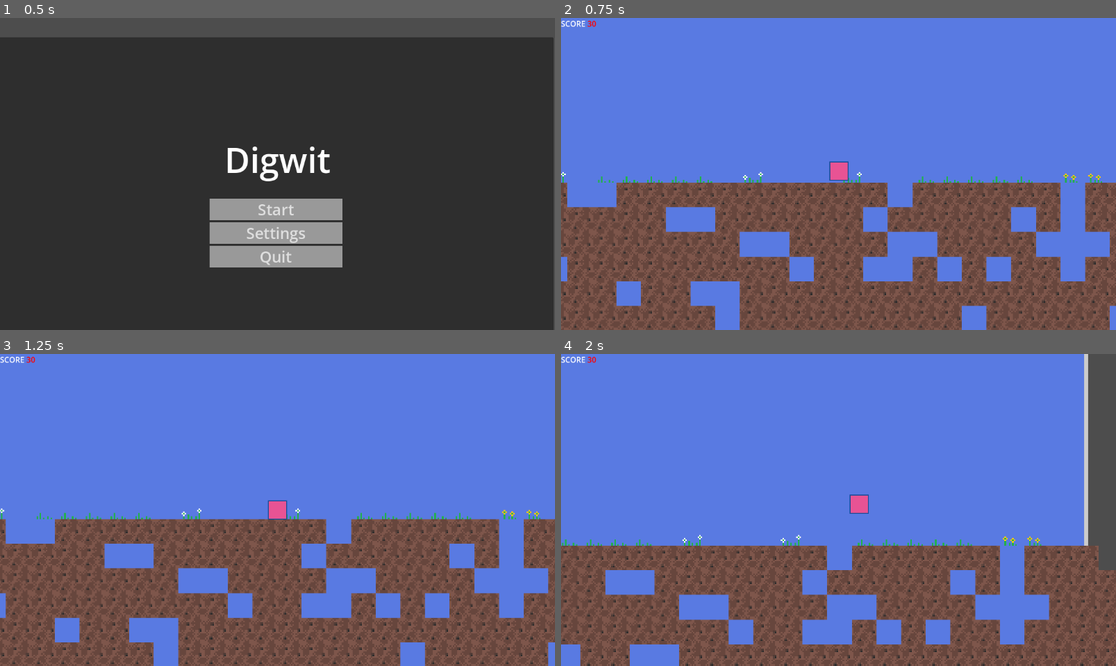
Above: before the commit, frames 1-4 (two rows, left to right).
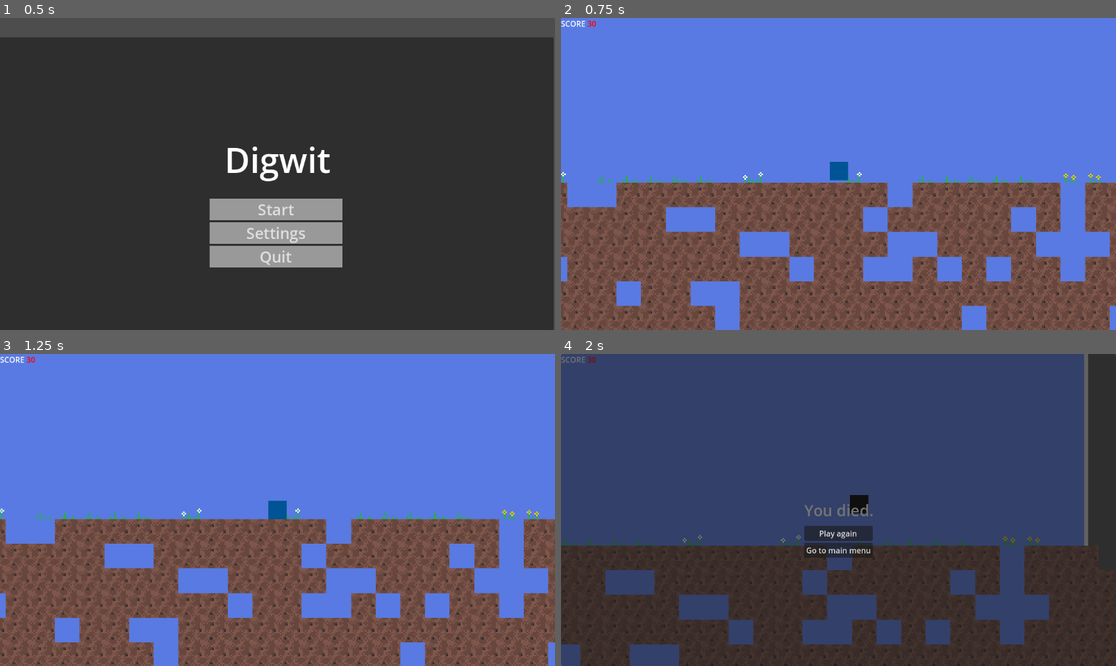
Above: after the commit, the same moments.

Repository: d-v-b/ld58
Game: Godot game, scene res://scenes/main_menu.tscn
Same seed, same stepped clock (60 frames per second), same inputs: the game is played once before the commit and once after it.
Inputs (mouse positions are in pixels of both pictures, inside the frame that each line leads up to):
- Up to frame 1 (0.5 s): no input
- Up to frame 2 (0.75 s): click "Start" at 0.5 s
- Up to frame 3 (1.25 s): no input
- Up to frame 4 (2 s): tap Enter at 1.25 s; move the mouse to (577, 363) at 1.27 s; hold Right (ui_right) from 1.28 s (still down); tap X (action_die, bound only after the commit) at 1.35 s; tap Space (action_jump) at 1.52 s

Frame 1 is identical in both runs. In frame 2, 0.2% of the frame differs, in the area x 48-52%, y 45-53%; in frame 3, 0.2%; in frame 4, 100%, in the area x 0-100%, y 0-100%.

Commit message:
add death logic

Diff:
--- a/Collector/project.godot
+++ b/Collector/project.godot
@@ -55,6 +55,11 @@
 "events": [Object(InputEventKey,"resource_local_to_scene":false,"resource_name":"","device":-1,"window_id":0,"alt_press …(192 unchanged characters)…
 ]
 }
+action_die={
+"deadzone": 0.2,
+"events": [Object(InputEventKey,"resource_local_to_scene":false,"resource_name":"","device":0,"window_id":0,"alt_pressed":false,"shift_pressed":false,"ctrl_pressed":false,"meta_pressed":false,"pressed":false,"keycode":0,"physical_keycode":88,"key_label":0,"unicode":0,"location":0,"echo":false,"script":null)
+]
+}
 
 [layer_names]
 
--- /dev/null
+++ b/Collector/scenes/death.tscn
@@ -0,0 +1,3 @@
+[gd_scene format=3 uid="uid://djftd81nyk0qv"]
+
+[node name="Death" type="Node2D"]
--- a/Collector/scenes/game.tscn
+++ b/Collector/scenes/game.tscn
@@ -154,3 +154,62 @@
 position = Vector2(1, -45)
 
 [node name="HUD" parent="." instance=ExtResource("4_lbhrr")]
+
+[node name="DeathOverlay" type="CanvasLayer" parent="."]
+
+[node name="Menu" type="Control" parent="DeathOverlay"]
+layout_mode = 3
+anchors_preset = 15
+anchor_right = 1.0
+anchor_bottom = 1.0
+grow_horizontal = 2
+grow_vertical = 2
+
+[node name="Label" type="Label" parent="DeathOverlay/Menu"]
+layout_mode = 1
+anchors_preset = 8
+anchor_left = 0.5
+anchor_top = 0.5
+anchor_right = 0.5
+anchor_bottom = 0.5
+offset_left = -280.5
+offset_top = -22.5
+offset_right = 280.5
+offset_bottom = 22.5
+grow_horizontal = 2
+grow_vertical = 2
+theme_override_font_sizes/font_size = 32
+text = "You died."
+horizontal_alignment = 1
+vertical_alignment = 1
+
+[node name="MenuBackground" type="Panel" parent="DeathOverlay/Menu"]
+layout_mode = 1
+anchors_preset = 15
+anchor_right = 1.0
+anchor_bottom = 1.0
+grow_horizontal = 2
+grow_vertical = 2
+
+[node name="VBoxContainer" type="VBoxContainer" parent="DeathOverlay/Menu"]
+layout_mode = 1
+anchors_preset = 8
+anchor_left = 0.5
+anchor_top = 0.5
+anchor_right = 0.5
+anchor_bottom = 0.5
+offset_left = -71.0
+offset_top = 32.5
+offset_right = 71.0
+offset_bottom = 157.5
+grow_horizontal = 2
+grow_vertical = 2
+
+[node name="Play again" type="Button" parent="DeathOverlay/Menu/VBoxContainer"]
+layout_mode = 2
+size_flags_vertical = 4
+text = "Play again"
+
+[node name="Go to main menu" type="Button" parent="DeathOverlay/Menu/VBoxContainer"]
+layout_mode = 2
+text = "Go to main menu"
--- a/Collector/scenes/player.tscn
+++ b/Collector/scenes/player.tscn
@@ -1,8 +1,45 @@
-[gd_scene load_steps=5 format=3 uid="uid://cgohnh6jevo5g"]
+[gd_scene load_steps=8 format=3 uid="uid://cgohnh6jevo5g"]
 
 [ext_resource type="Script" uid="uid://chmfrm6bvpxm1" path="res://scripts/player.gd" id="1_t5m8q"]
 [ext_resource type="PackedScene" uid="uid://cm5fktnx76hjo" path="res://scenes/mining_direction.tscn" id="2_g2els"]
-[ext_resource type="PackedScene" path="res://scenes/mining_block_selector.tscn" id="3_qhqgy"]
+[ext_resource type="PackedScene" uid="uid://26fueigt1juq" path="res://scenes/mining_block_selector.tscn" id="3_qhqgy"]
+
+[sub_resource type="Animation" id="Animation_qhqgy"]
+resource_name = "player_death"
+length = 0.5
+tracks/0/type = "value"
+tracks/0/imported = false
+tracks/0/enabled = true
+tracks/0/path = NodePath("PlayerVisual:color")
+tracks/0/interp = 1
+tracks/0/loop_wrap = true
+tracks/0/keys = {
+"times": PackedFloat32Array(0, 0.46666667),
+"transitions": PackedFloat32Array(1, 1),
+"update": 0,
+"values": [Color(0, 0.32941177, 0.58431375, 1), Color(0, 0, 0, 1)]
+}
+
+[sub_resource type="Animation" id="Animation_dqkch"]
+length = 0.001
+tracks/0/type = "value"
+tracks/0/imported = false
+tracks/0/enabled = true
+tracks/0/path = NodePath("PlayerVisual:color")
+tracks/0/interp = 1
+tracks/0/loop_wrap = true
+tracks/0/keys = {
+"times": PackedFloat32Array(0),
+"transitions": PackedFloat32Array(1),
+"update": 0,
+"values": [Color(0, 0.32941177, 0.58431375, 1)]
+}
+
+[sub_resource type="AnimationLibrary" id="AnimationLibrary_qlg0r"]
+_data = {
+&"RESET": SubResource("Animation_dqkch"),
+&"player_death": SubResource("Animation_qhqgy")
+}
 
 [sub_resource type="RectangleShape2D" id="RectangleShape2D_3vyb7"]
 size = Vector2(48, 48)
@@ -10,8 +47,14 @@
 [node name="Player" type="CharacterBody2D"]
 script = ExtResource("1_t5m8q")
 
+[node name="AnimationPlayer" type="AnimationPlayer" parent="."]
+unique_name_in_owner = true
+libraries = {
+&"": SubResource("AnimationLibrary_qlg0r")
+}
+
 [node name="PlayerVisual" type="Polygon2D" parent="."]
-color = Color(0.91162574, 0.32836854, 0.5839771, 1)
+color = Color(0, 0.32941177, 0.58431375, 1)
 polygon = PackedVector2Array(-24, -24, 24, -24, 24, 24, -24, 24)
 
 [node name="PlayerBorder" type="Line2D" parent="."]
@@ -20,7 +63,7 @@
 points = PackedVector2Array(-36.000004, -36.000004, 36.000004, -36.000004, 36.000004, 36.000004, -36.000004, 36.000004)
 closed = true
 width = 4.0
-default_color = Color(0.1, 0.3, 0.6, 1)
+default_color = Color(0.10200001, 0.3011999, 0.6, 0)
 
 [node name="CollisionShape2D" type="CollisionShape2D" parent="."]
 shape = SubResource("RectangleShape2D_3vyb7")
--- a/Collector/scripts/game.gd
+++ b/Collector/scripts/game.gd
@@ -2,12 +2,42 @@
 
 @onready var camera = $Camera2D
 @onready var player = $Player
+@onready var death_overlay = $DeathOverlay
 
+var player_dead: bool = false
 var score = 30
 
 func _ready():
-	pass
+	player.died.connect(_on_player_died)
+	death_overlay.visible = false
+
+	# Connect button signals
+	$"DeathOverlay/Menu/VBoxContainer/Play again".pressed.connect(_on_play_again_pressed)
+	$"DeathOverlay/Menu/VBoxContainer/Go to main menu".pressed.connect(_on_main_menu_pressed)
 
 func _process(_delta):
 	if player:
 		camera.global_position = player.global_position
+
+func _on_player_died():
+	print('the player died')
+	show_death_screen()
+
+func show_death_screen():
+	# Show the death overlay
+	death_overlay.visible = true
+
+	# Optional: Fade in the background
+	var background = $DeathOverlay/Menu/MenuBackground
+	background.modulate.a = 0.0
+	var tween = create_tween()
+	tween.tween_property(background, "modulate:a", 1.0, 0.5)
+
+	# Optional: Pause the game
+	# get_tree().paused = true
+
+func _on_play_again_pressed():
+	get_tree().reload_current_scene()
+
+func _on_main_menu_pressed():
+	get_tree().change_scene_to_file("res://scenes/main_menu.tscn")
--- a/Collector/scripts/player.gd
+++ b/Collector/scripts/player.gd
@@ -1,8 +1,10 @@
 extends CharacterBody2D
 
+signal died
 @export var speed = 300.0
 @export var jump_velocity = -400.0
 
+var is_dead = false
 var gravity = ProjectSettings.get_setting("physics/2d/default_gravity")
 
 func _physics_process(delta):
@@ -16,17 +18,25 @@
 		if $MiningBlockSelector.current:
 			$MiningBlockSelector.current.mine.emit()
 
+	if Input.is_action_just_pressed("action_die"):
+		die()
+
 	handle_input()
 	move_and_slide()
 
 func handle_input():
-	var input_dir = 0
-	if Input.is_action_pressed("ui_left"):
-		input_dir -= 1
-	if Input.is_action_pressed("ui_right"):
-		input_dir += 1
+	if not is_dead:
+		var input_dir = 0
+		if Input.is_action_pressed("ui_left"):
+			input_dir -= 1
+		if Input.is_action_pressed("ui_right"):
+			input_dir += 1
+		if input_dir != 0:
+			velocity.x = input_dir * speed
+		else:
+			velocity.x = move_toward(velocity.x, 0, speed)
 
-	if input_dir != 0:
-		velocity.x = input_dir * speed
-	else:
-		velocity.x = move_toward(velocity.x, 0, speed)
+func die():
+	is_dead = true
+	died.emit()
+	%AnimationPlayer.play("player_death")
Not shown: 2 places in Collector/scenes/game.tscn that only renumber resources
